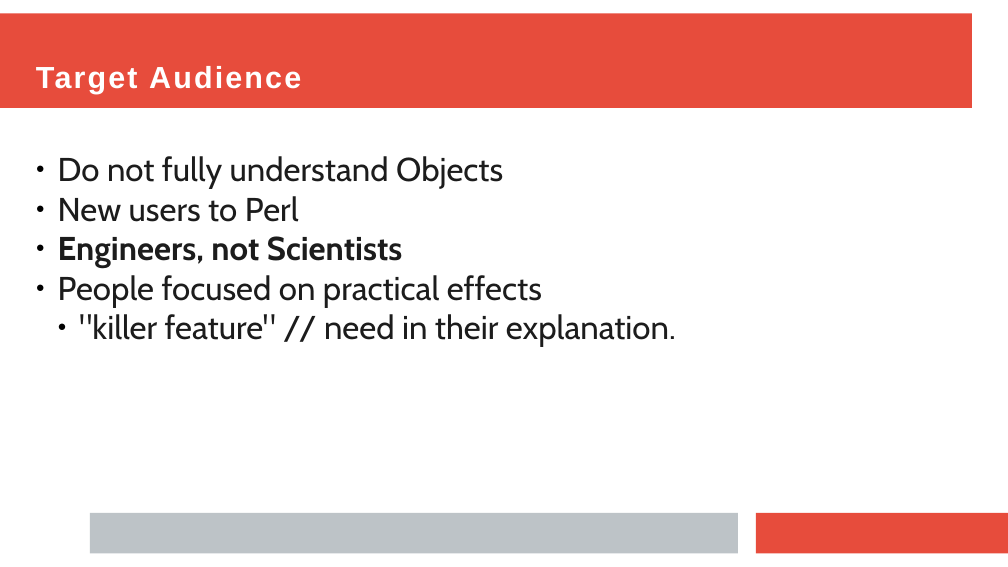
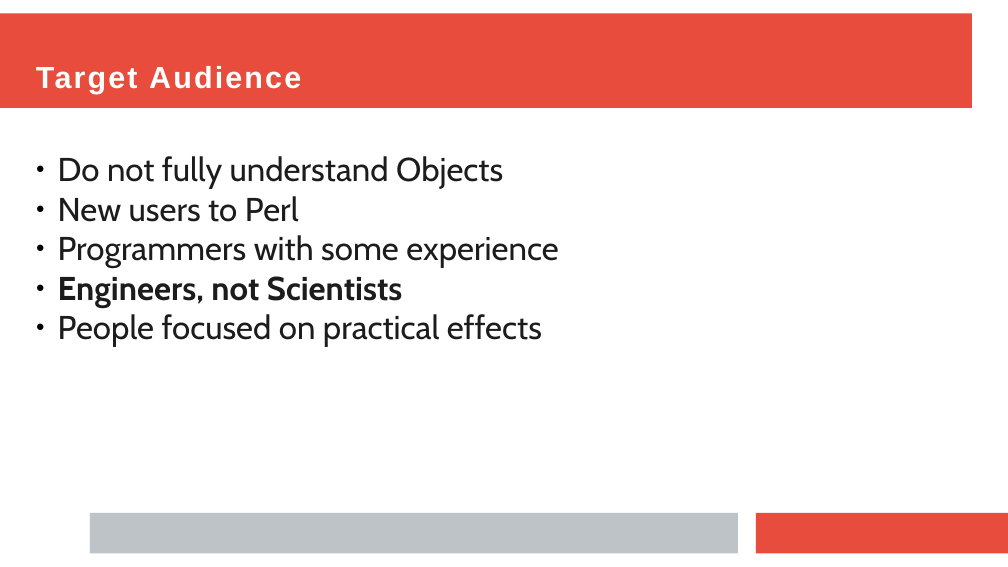
Before and after one commit to EvanCarroll/tech-presentations, a slide deck: slide 2 of perl/objects.odp. Drawn at 1008x567 pixels with LibreOffice and Linux fonts; fonts in the diff are those of the drawing. Boxes give left, top, right and bottom in pixels: in the first picture for what was removed or moved away, otherwise in the second. Text is boxed around its words. In the diff, an @@ line names an element or a change of style, - is before the commit and + after.

```diff
--- a/perl/objects.odp
+++ b/perl/objects.odp
@@ subtitle at <box>58,235,558,268</box>: paragraph added @@
+● Programmers with some experience
@@ subtitle at <box>79,314,676,347</box>: paragraph removed @@
-  ● "killer feature" // need in their explanation.
```
Also in this commit, not shown: 15 other slides changed, 1 slide added.
